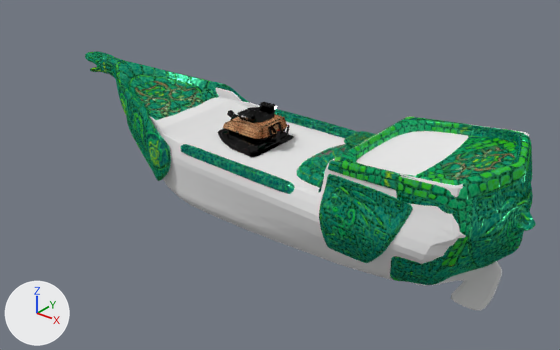
The Blender file Assets/_Models/aztecShip.blend as it was, and as the next commit left it.
One viewpoint serves both versions: a camera (50 mm lens) standing at (7.06, -9.12, 5.63) and looking at (-0.09, -0.18, 0.08). Every picture has the same lights, and +X, +Y and +Z are marked at lower left.

In view in the first picture: 'aztecStone', 'shipBase', 'turret hardpoint'.
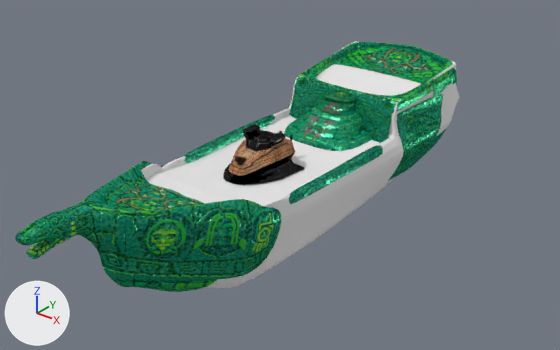
Pixel boxes (x1, y1, x2, y2) of what changed, in the pictures (560 x 350 px):
'aztecStone', mesh turned, modifiers changed
    before: (85, 51, 536, 285)
    after: (15, 42, 457, 292)
'shipBase', mesh turned, modifiers changed
    before: (150, 88, 529, 310)
    after: (141, 41, 459, 289)
'turret hardpoint', reshaped, modifiers changed (6% wider, 11% taller)
    before: (218, 102, 294, 157)
    after: (223, 124, 304, 185)

The change, as a diff of the scene's bpy script:
```diff
--- a/Assets/_Models/aztecShip.blend.py
+++ b/Assets/_Models/aztecShip.blend.py
@@ me_cube_003 @@
 me_cube_003.from_pydata(...)  # 1287 vertices, 1153 faces; spans x -5.04..4.08, y -1.3..0.0, z -1.03..1.37
 # used by ob_aztecstone; location = (0.0, 0.0, 0.0)
+# me_cube_003 part 1: the whole mesh is turned 90 degrees about the z axis through the mesh origin
 me_cube_003.materials.append(mat_jadestone)
@@ me_cube_002 @@
 # used by ob_turret_hardpoint; location = (0.0, 0.0, 0.0); rotation_euler = (0.0, 0.0175, 0.0), in degrees (0, 1, 0); scale = (1.28, 1.28, 2.13)
-me_cube_002.from_pydata(...)  # 1407 vertices, 1318 faces; spans x -1.175..-0.115, y -0.431..0.0, z 0.176..0.484
+me_cube_002.from_pydata(...)  # 1405 vertices, 1317 faces; spans x -0.013..0.424, y -1.169..-0.104, z 0.179..0.49
+# me_cube_002 part 2: 1407 vertices removed from x -1.175..-0.115, y -0.431..0.0, z 0.176..0.484; 1405 vertices added at x -0.013..0.424, y -1.169..-0.104, z 0.179..0.49
 me_cube_002.materials.append(mat_wood)
@@ me_cube_001 @@
 me_cube_001.from_pydata(...)  # 1828 vertices, 1750 faces; spans x -4.1..3.84, y -1.25..0.0, z -1.15..1.34
 # used by ob_shipbase; location = (0.0, 0.0, 0.0)
+# me_cube_001 part 3: the whole mesh is turned 90 degrees about the z axis through the mesh origin
 me_cube_001.materials.append(mat_woodship)
@@ ob_aztecstone @@
 _m = ob_aztecstone.modifiers.new('Mirror', 'MIRROR')
-_m.use_axis = (False, True, False)
 _m.use_clip = True
@@ ob_turret_hardpoint @@
 _m = ob_turret_hardpoint.modifiers.new('Mirror', 'MIRROR')
-_m.use_axis = (False, True, False)
 _m.use_clip = True
@@ ob_shipbase @@
 _m = ob_shipbase.modifiers.new('Mirror', 'MIRROR')
-_m.use_axis = (False, True, False)
 _m.use_clip = True
```
